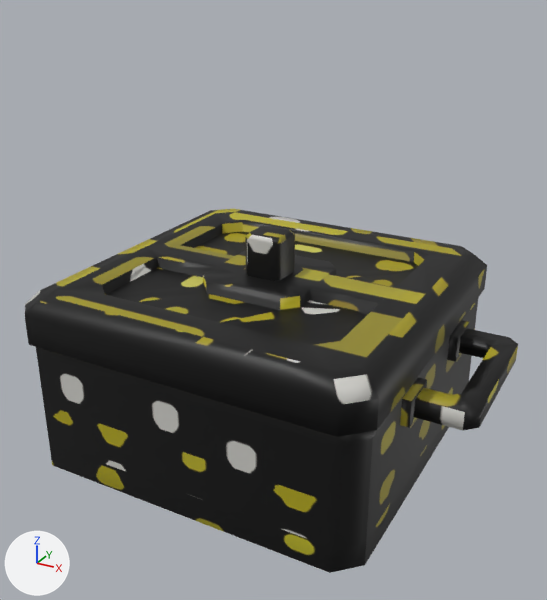
What one commit did to the FBX model Reference/Resource/Mesh/Animation/Basecamp/BC_cauldron04_fix.fbx.
One viewpoint serves both versions: a 50 mm camera at (0.0395, -0.071, 0.0671) aimed at (0.0013, -0.0016, 0.0324). Every picture has the same lights, and +X, +Y and +Z are marked at lower left. Where no turn or scale is listed for an object, it has been applied to the vertices. Vertices at the same position are counted once.

Objects in the first picture: 'model04', 'model04 1'.
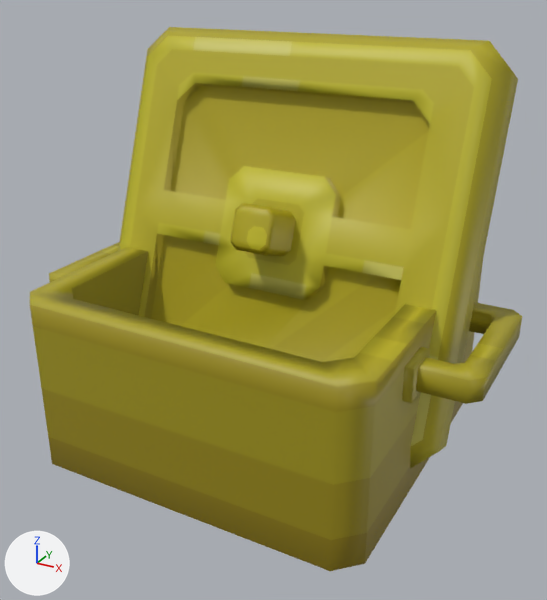
ob_pot_cap is not drawn itself; it is the parent of ob_model04_1.
ob_pot_base is not drawn itself; it is the parent of ob_model04.

The change, as a list of edits to the scene's bpy script:
```text
Change me_model04:
    where me_model04.from_pydata(...)  # 180 vertices, 308 faces; spans x -2.71..2.71, y -0.02..2.1, z -2.0..2.0
    used by ob_model04
    me_model04 part 1: texture (UV) coordinates of 308 of 308 faces, centred in x -2.71..2.71, y -0.02..2.1, z -2.0..2.0, changed; they spanned u 0.0..0.99, v 0.0..0.99 and now span u 0.02..0.96, v 0.02..0.97
Change me_model04_1:
    where me_model04_1.from_pydata(...)  # 164 vertices, 314 faces; spans x -2.05..2.05, y -0.47..0.47, z -2.05..2.05
    used by ob_model04_1
    me_model04_1 part 2: texture (UV) coordinates of 314 of 314 faces, centred in x -2.05..2.05, y -0.47..0.47, z -2.05..2.05, changed; they spanned u 0.0..1.0, v 0.0..0.95 and now span u 0.02..0.98, v 0.02..0.98
Change ob_pot_cap:
    ob_pot_cap.location: (0.0, 0.686, 0.0) -> (0.0, 1.106, 0.0)
    ob_pot_cap.rotation_euler: (0.0, 0.0, 0.0) -> (1.222, 0.0, 0.0)  # degrees (0, 0, 0) -> degrees (70, 0, 0)
    ob_pot_cap.scale: (1.0, 1.0, 1.0) -> (1.1, 1.1, 1.1)
Change ob_pot_base:
    ob_pot_base.scale: (1.0, 0.815, 1.0) -> (1.0, 1.0, 1.0)
```

Location of each change, [x1, y1, x2, y2] in pixels of the pictures (547 x 600 px):
'model04 1', surface changed, moved, turned, rescaled
    before: [25, 209, 487, 437]
    after: [118, 27, 518, 468]
'model04', surface changed, rescaled (black to yellow)
    before: [36, 297, 518, 573]
    after: [30, 242, 522, 571]
